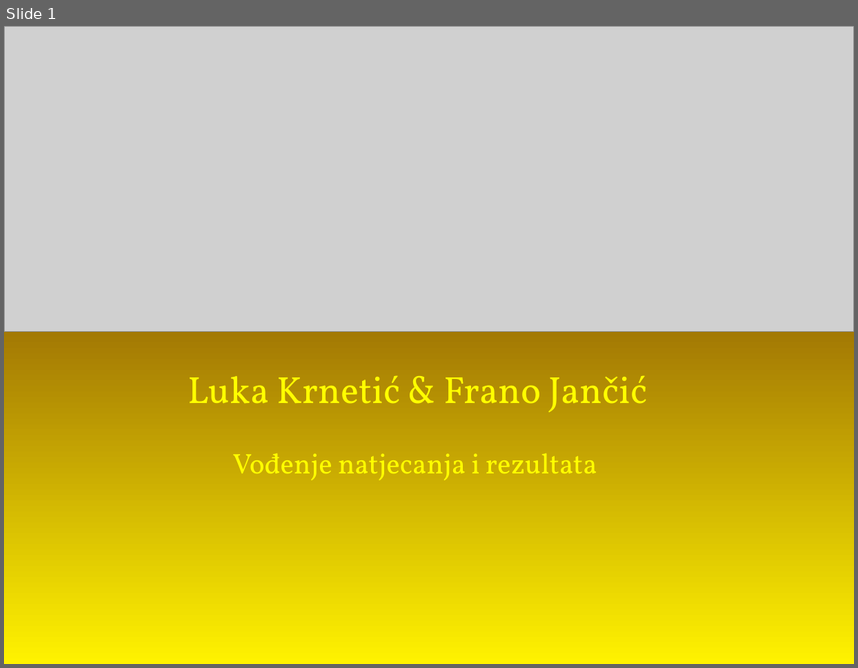
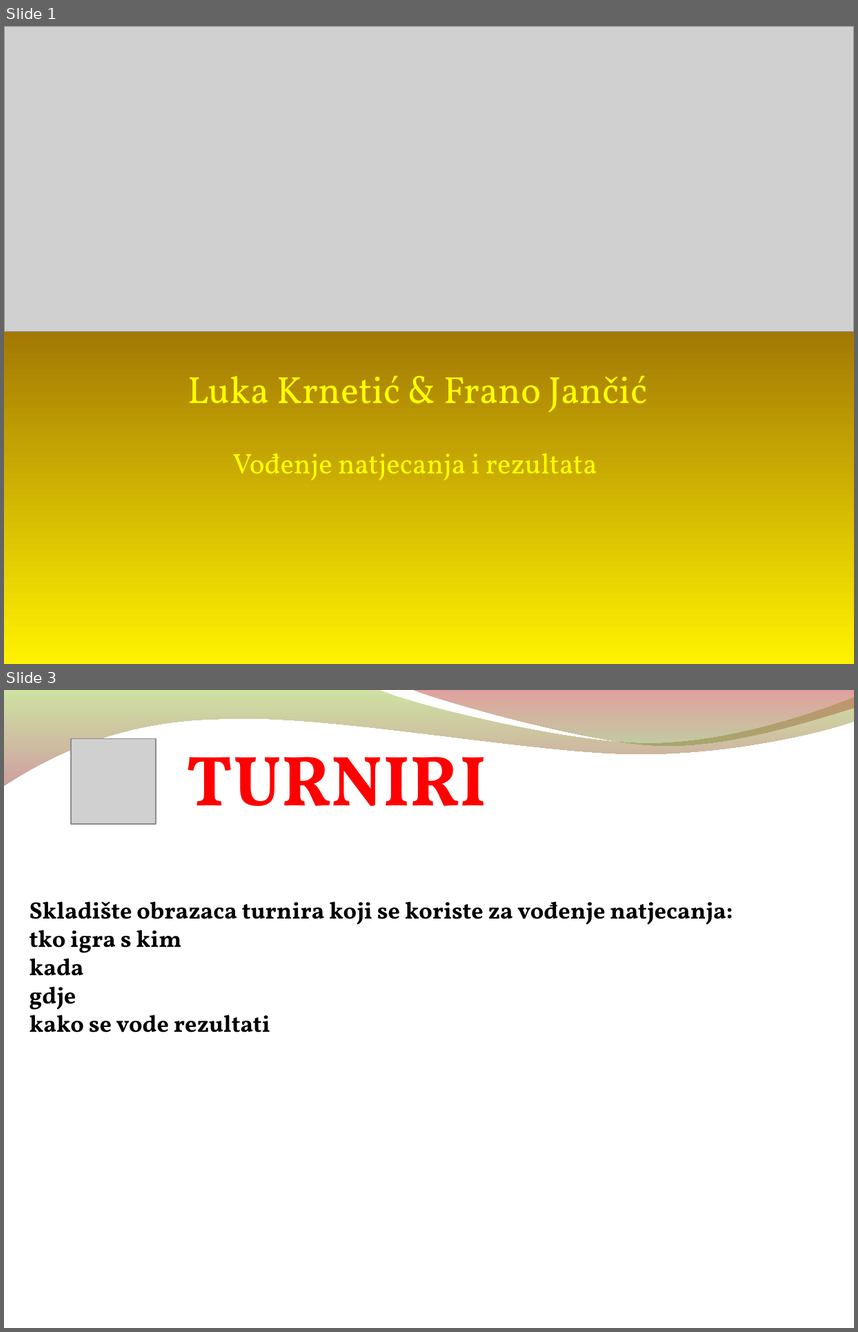
Before and after one commit to vidra74/Futura, a slide deck: Prezentacija/Demo_prosinac2014/Finale_liveScorer.odp. Shown one above the other, each under a label of ours: slide 1 before the commit, slides 1 and 3 after it; the slides between them are not shown. The pictures are 858x668 and 858x1332 pixels, drawn with LibreOffice and Linux fonts; fonts in the diff are those of the drawing; grey boxes stand for pictures; background and template pictures are left out. Boxes give left, top, right and bottom in pixels: in the first picture for what was removed or moved away, otherwise in the second. Text is boxed around its words. In the diff, an @@ line names an element or a change of style, - is before the commit and + after.

```diff
--- a/Prezentacija/Demo_prosinac2014/Finale_liveScorer.odp
+++ b/Prezentacija/Demo_prosinac2014/Finale_liveScorer.odp
@@ slide 3 added at [4,690,854,1328], background picture (left out); not listed: 2 template elements that a slide beside it also shows @@
@@ picture added at [71,739,156,825] @@
@@ text added at [187,738,487,806], 60 pt, text #FF0000, bold @@
+TURNIRI
@@ text added at [30,901,733,1032], 20 pt, text #000000, bold @@
+Skladište obrazaca turnira koji se koriste za vođenje natjecanja:
+tko igra s kim
+kada
+gdje
+kako se vode rezultati
```
Also in this commit, not shown: 6 other slides added, 7 slides removed, 11 other files.
